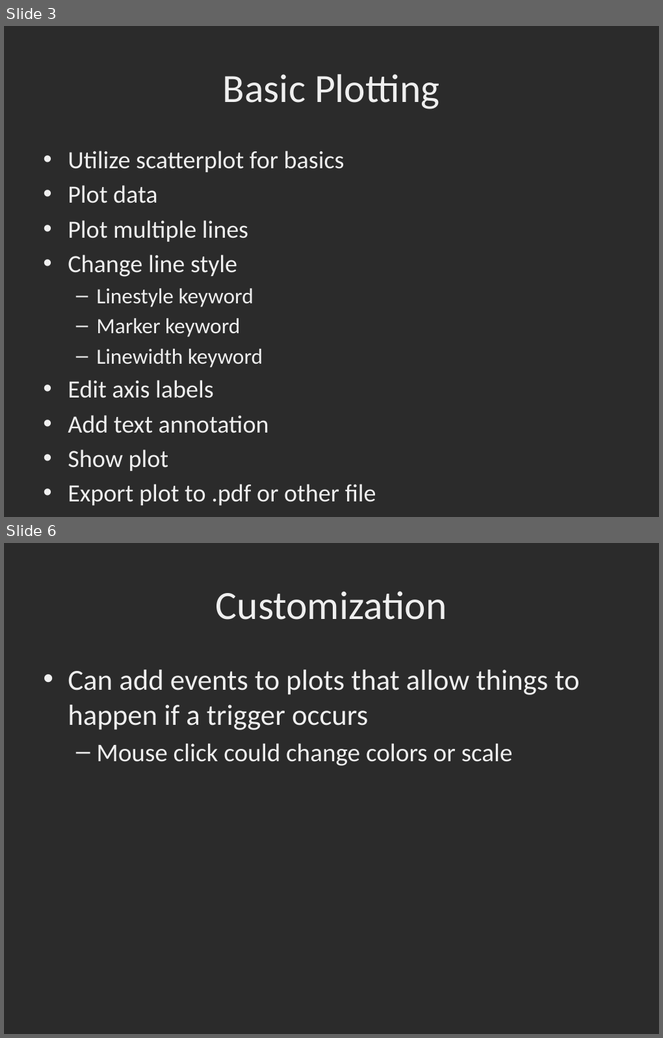
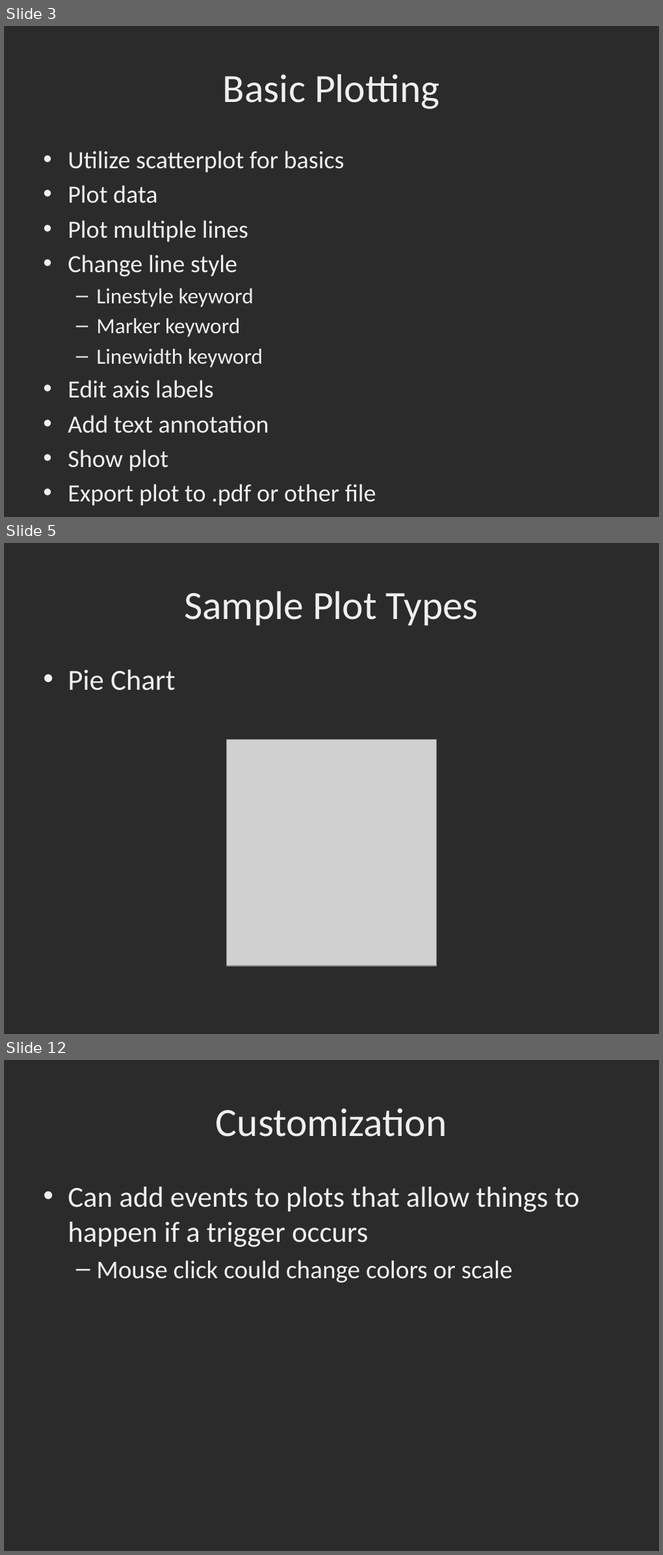
Before and after one commit to dbowmans46/PracticalProgramming, a slide deck: Session 7 - Python/Instructional Material/Session 7 - Python Plotting with MatPlotLib.pptx. Shown one above the other, each under a label of ours: slides 3 and 6 before the commit, slides 3, 5 and 12 after it; the slides between them are not shown. The pictures are 663x1038 and 663x1555 pixels, drawn with LibreOffice and Linux fonts; fonts in the diff are those of the drawing; grey boxes stand for pictures; background and template pictures are left out; a plain dark background stands for a picture behind light text. Boxes give left, top, right and bottom in pixels: in the first picture for what was removed or moved away, otherwise in the second. Text is boxed around its words. In the diff, an @@ line names an element or a change of style, - is before the commit and + after.

Commit message:
Added example images of plots.

```diff
--- a/Session 7 - Python/Instructional Material/Session 7 - Python Plotting with MatPlotLib.pptx
+++ b/Session 7 - Python/Instructional Material/Session 7 - Python Plotting with MatPlotLib.pptx
@@ slide 5 added at box(4, 543, 659, 1034), background picture (left out) @@
@@ title added at box(184, 591, 478, 626), 44 pt, text #EFEFEF @@
+Sample Plot Types
@@ text added at box(68, 670, 175, 691), 32 pt, text #EFEFEF @@
+• Pie Chart
@@ picture added at box(227, 739, 437, 966) @@
@@ what was slide 6 is now slide 12 @@
```
Also in this commit, not shown: 2 slides changed, 5 other slides added.
